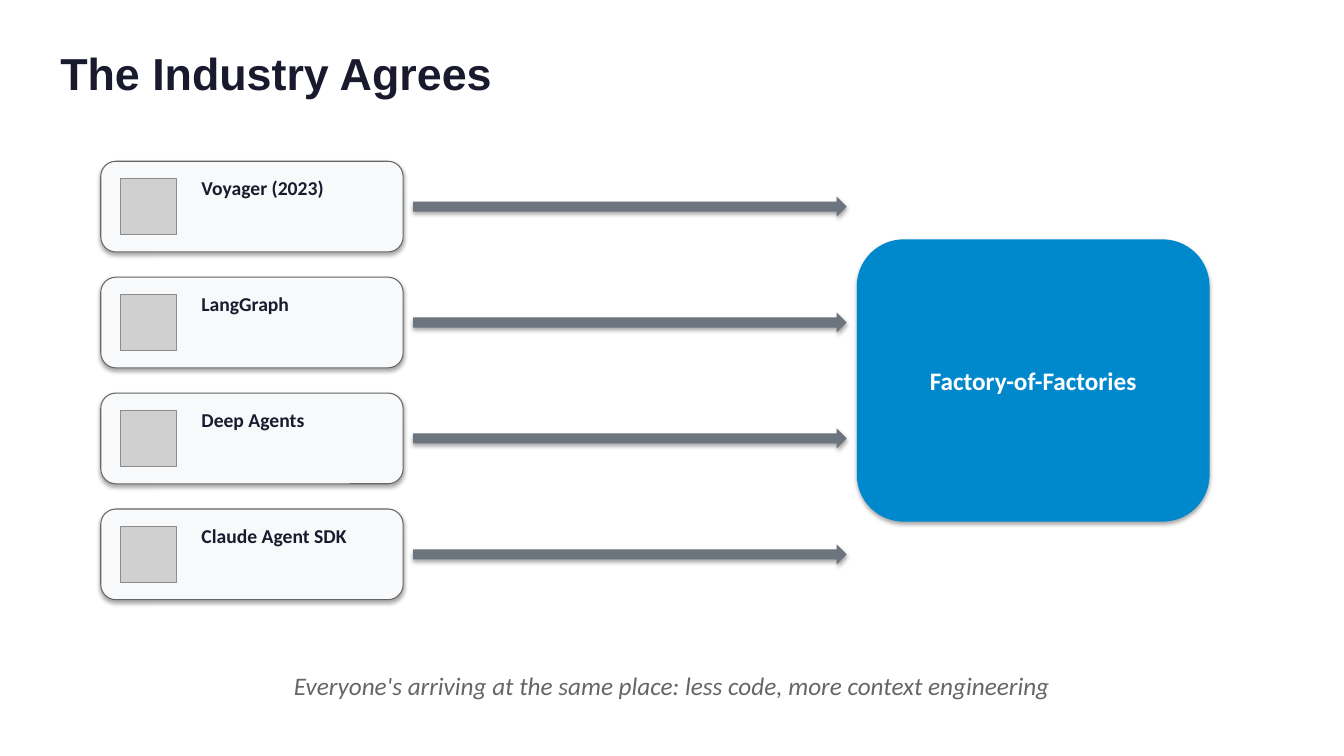
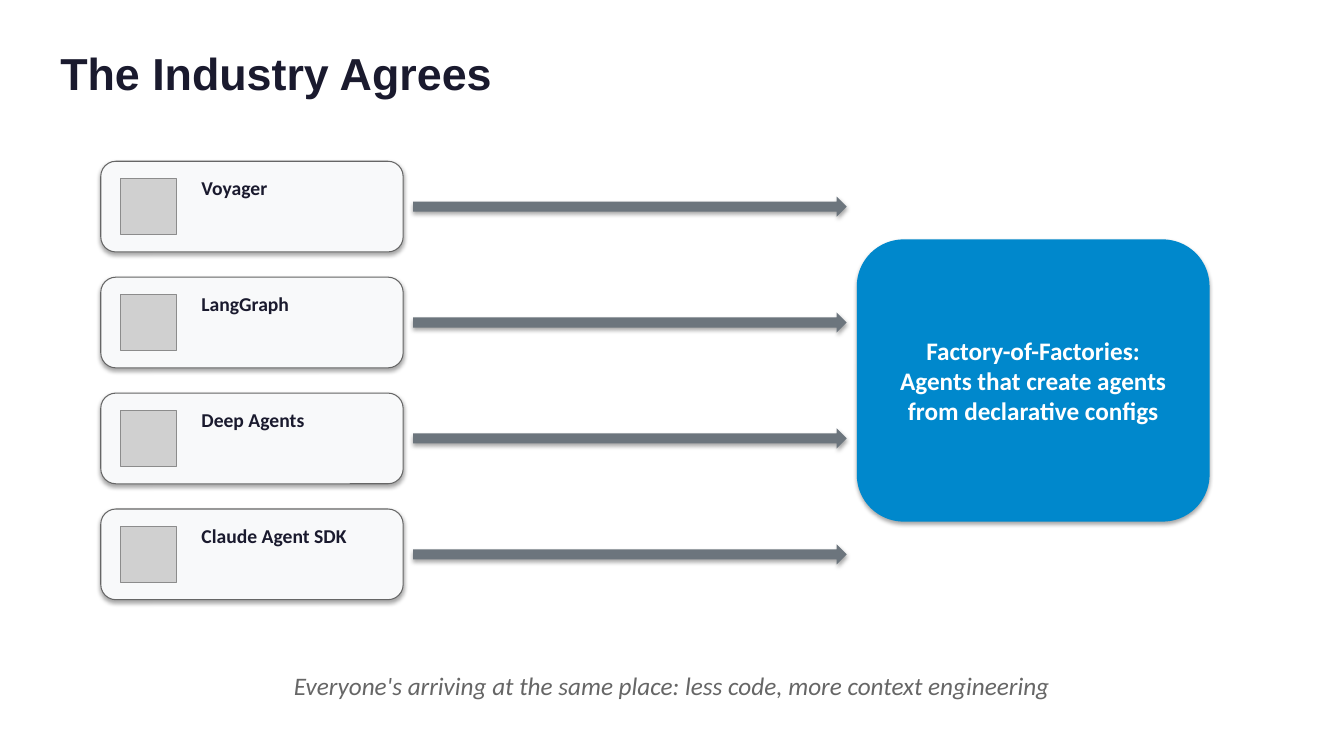
Before and after one commit to RPirruccio/lightning-agents, a slide deck: slide 4 of presentation/output/lightning-agents.pptx. Drawn at 1344x756 pixels with LibreOffice and Linux fonts; fonts in the diff are those of the drawing; grey boxes stand for pictures. Boxes give left, top, right and bottom in pixels: in the first picture for what was removed or moved away, otherwise in the second. Text is boxed around its words. In the diff, an @@ line names an element or a change of style, - is before the commit and + after.

```diff
--- a/presentation/output/lightning-agents.pptx
+++ b/presentation/output/lightning-agents.pptx
@@ text at <box>201,182,267,199</box>: text changed @@
-Voyager (2023)
+Voyager
@@ text in rounded rectangle at <box>900,342,1166,425</box>: text changed @@
-Factory-of-Factories
+Factory-of-Factories:
+Agents that create agents
+from declarative configs
```
Also in this commit, not shown: 11 other slides changed, 6 other files.
